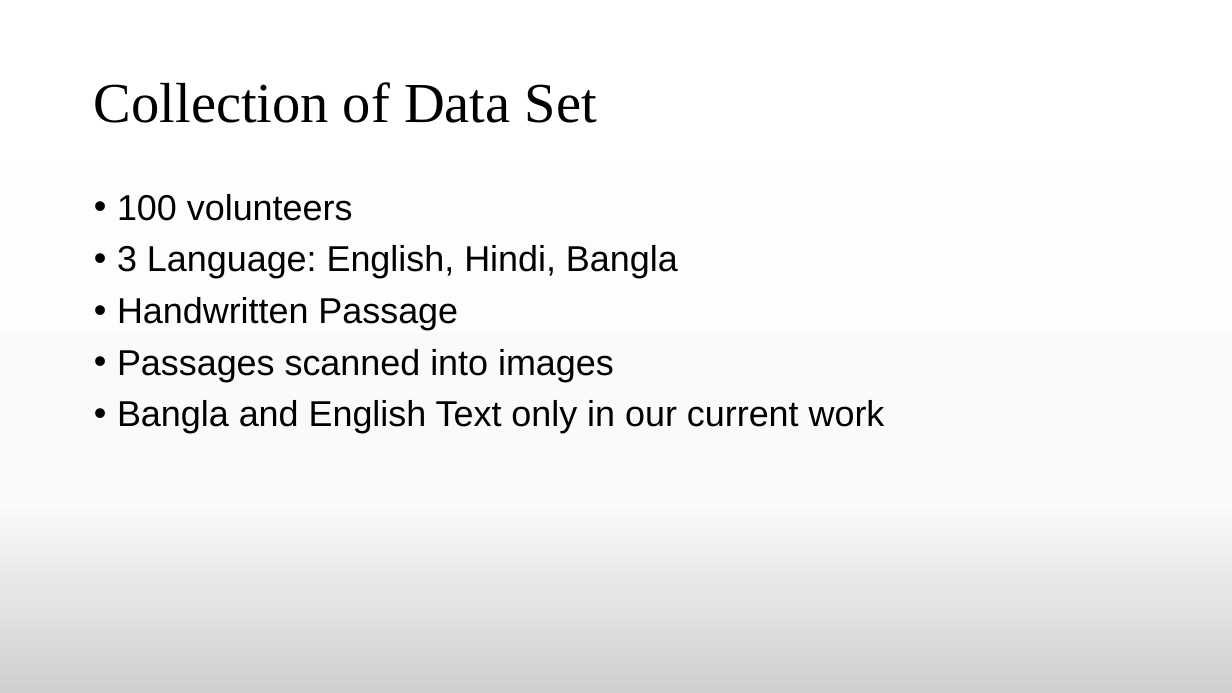
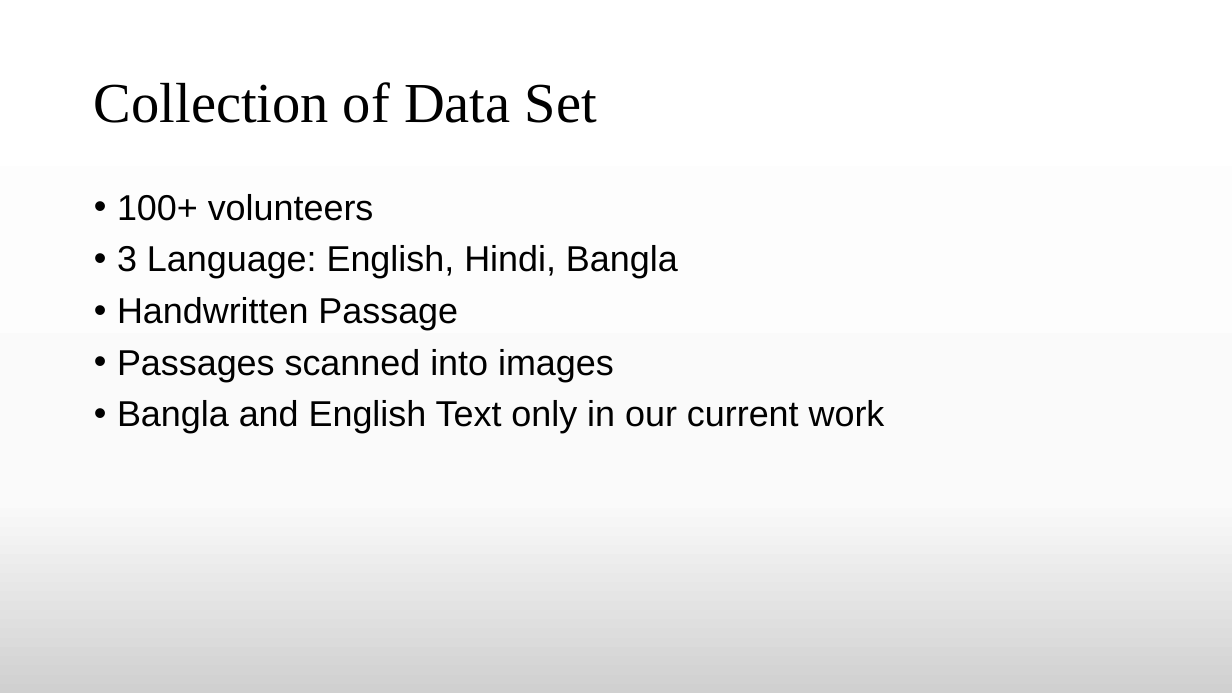
Before and after one commit to TheAnonymousMan/local-language-recognition-gcelt-class-2021, a slide deck: slide 12 of Documentation/4th Year Project Presentation.pptx. Drawn at 1232x693 pixels with LibreOffice and Linux fonts; fonts in the diff are those of the drawing. Boxes give left, top, right and bottom in pixels: in the first picture for what was removed or moved away, otherwise in the second. Text is boxed around its words. In the diff, an @@ line names an element or a change of style, - is before the commit and + after.

```diff
--- a/Documentation/4th Year Project Presentation.pptx
+++ b/Documentation/4th Year Project Presentation.pptx
@@ text at bbox=[117, 194, 374, 221]: text changed @@
-• 100 volunteers
+• 100+ volunteers
```
Also in this commit, not shown: 7 other slides changed.
